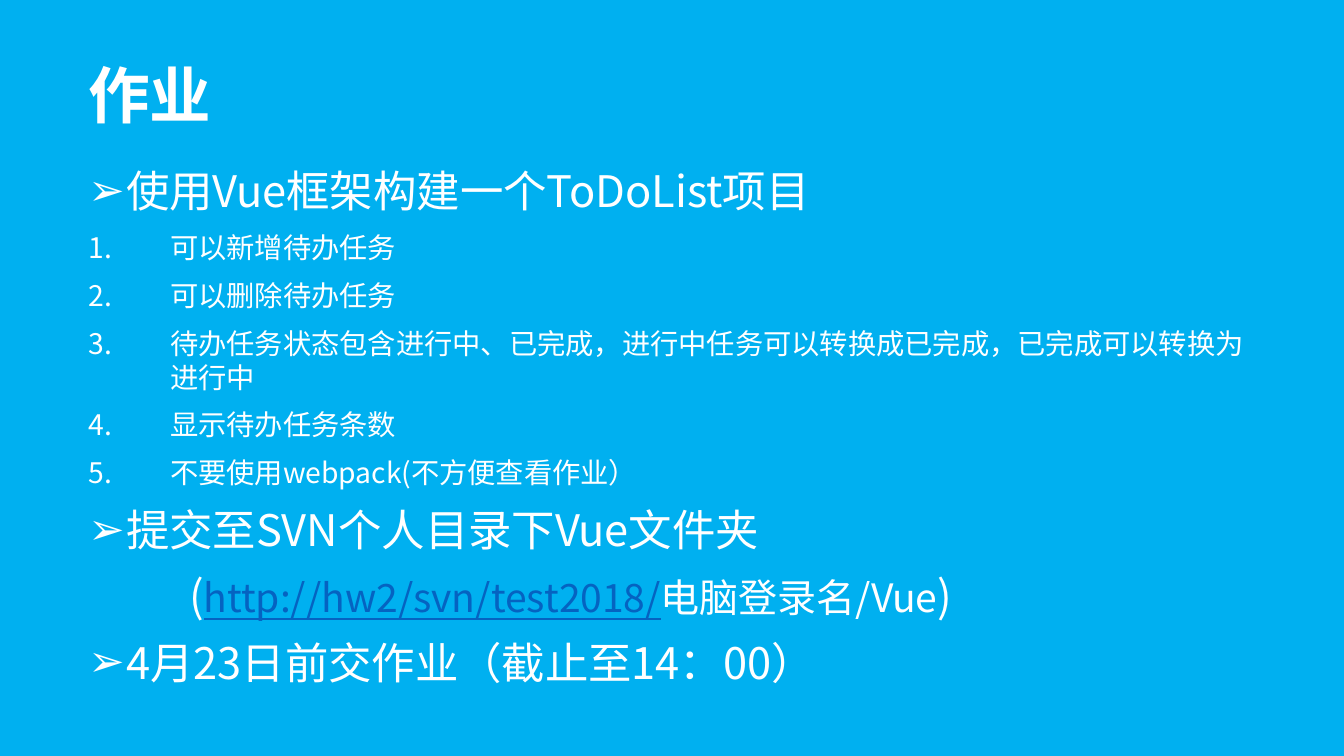
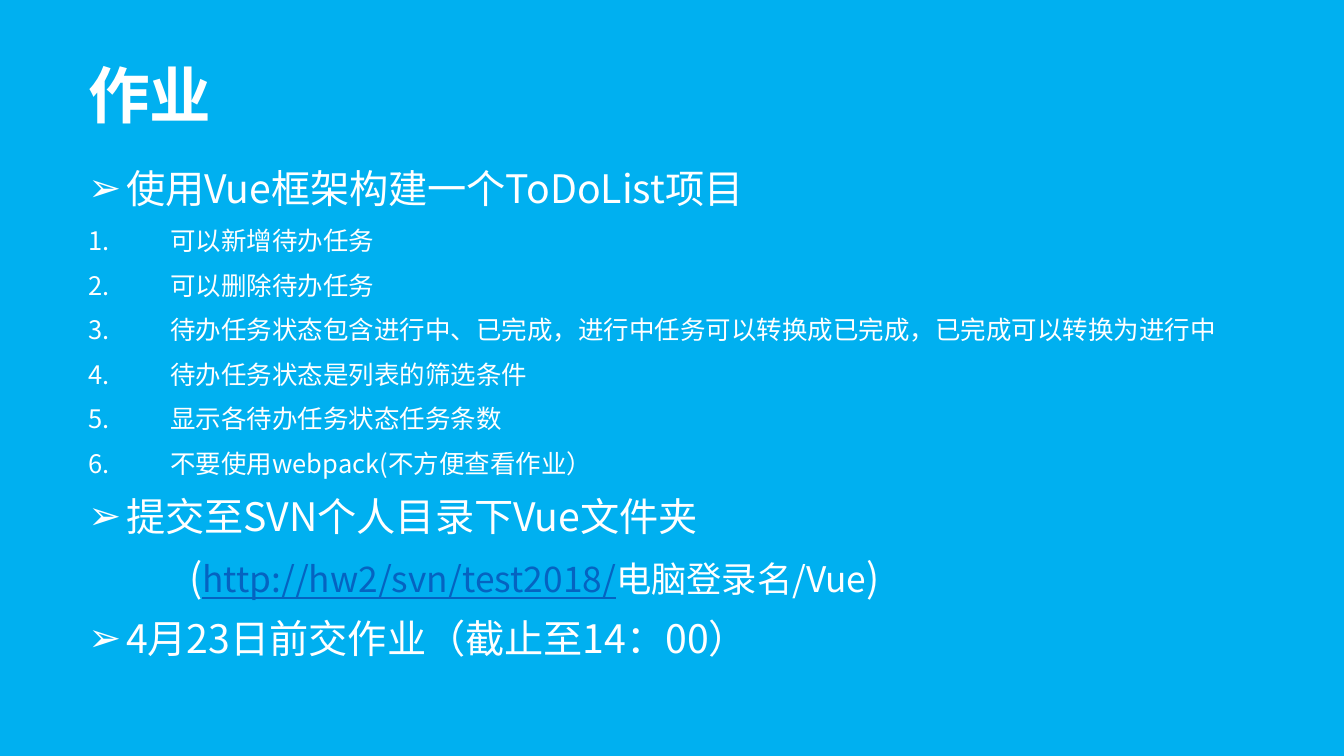
Before and after one commit to wugenshui/ppt, a slide deck: slide 17 of vue-webpack/vue-webpack.pptx. Drawn at 1344x756 pixels with LibreOffice and Linux fonts; fonts in the diff are those of the drawing. Boxes give left, top, right and bottom in pixels: in the first picture for what was removed or moved away, otherwise in the second. Text is boxed around its words. In the diff, an @@ line names an element or a change of style, - is before the commit and + after.

Commit message:
ppt要求

```diff
--- a/vue-webpack/vue-webpack.pptx
+++ b/vue-webpack/vue-webpack.pptx
@@ subtitle at box(126, 170, 1215, 657): size 31 to 28 pt in "使用Vue框架构建一个ToDoList项目", "提交至SVN个人目录下Vue文件夹", "(http://hw2/svn/test2018/电脑登录名/Vue)", "4月23日前交作业（截止至14：00）"; size 20.1 to 18.2 pt in "可以新增待办任务", "可以删除待办任务", "待办任务状态包含进行中、已完成，进行中任务可以转换成已完成，已完成可以转换为进行中", "不要使用webpack(不方便查看作业）"; size 27.9 to 25.2 pt in "(http://hw2/svn/test2018/电脑登录名/Vue)" @@
@@ subtitle at box(170, 362, 527, 430): text changed; size 20.1 to 18.2 pt @@
-4. 显示待办任务条数
+4. 待办任务状态是列表的筛选条件
+5. 显示各待办任务状态任务条数
```
